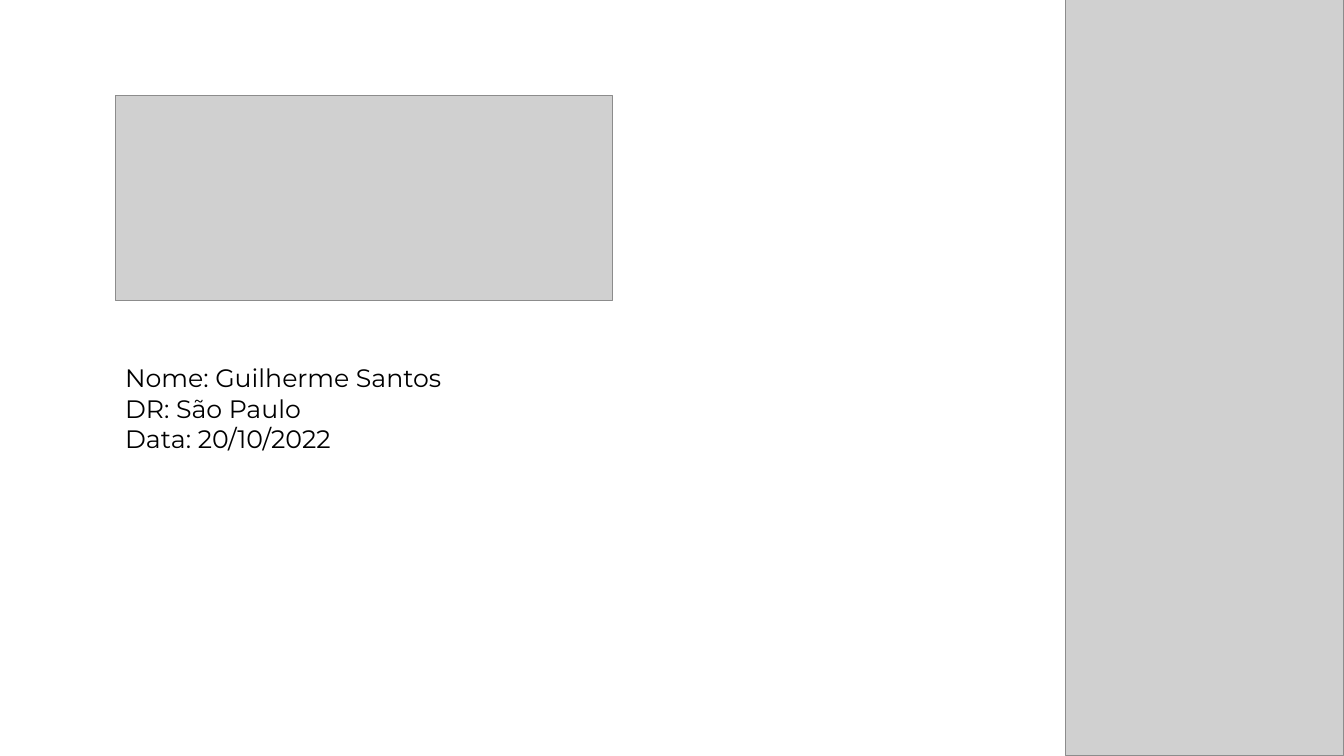
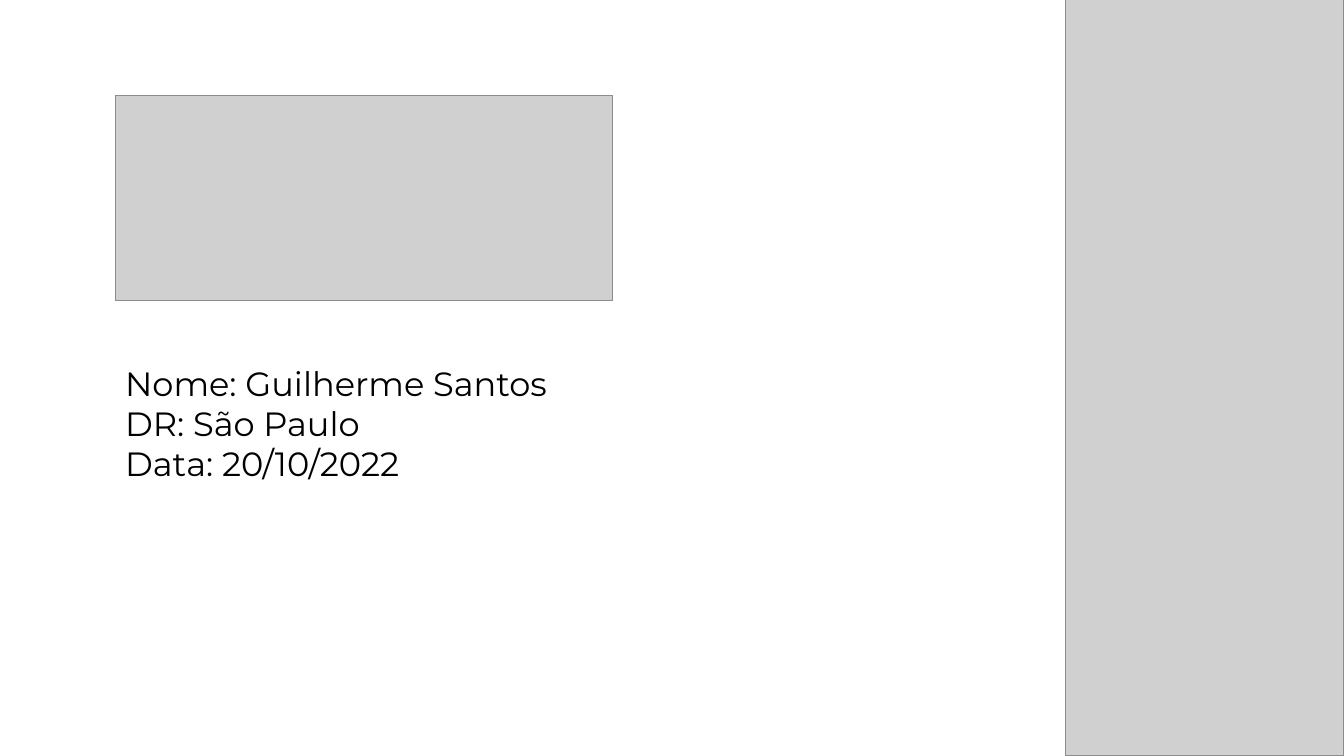
Before and after one commit to mrguisamuel/workshop_mobile, a slide deck: slide 1 of apresentacao/Guilherme_Samuel_dos_Santos_SP_Apresentacao.pptx. Drawn at 1344x756 pixels with LibreOffice and Linux fonts; fonts in the diff are those of the drawing; grey boxes stand for pictures. Boxes give left, top, right and bottom in pixels: in the first picture for what was removed or moved away, otherwise in the second. Text is boxed around its words. In the diff, an @@ line names an element or a change of style, - is before the commit and + after.

```diff
--- a/apresentacao/Guilherme_Samuel_dos_Santos_SP_Apresentacao.pptx
+++ b/apresentacao/Guilherme_Samuel_dos_Santos_SP_Apresentacao.pptx
@@ text "Nome: Guilherme Santos" at box(125, 371, 547, 480): size 18 to 24 pt @@
```
Also in this commit, not shown: 1 other slide changed, 2 slides added, 1 other file.
